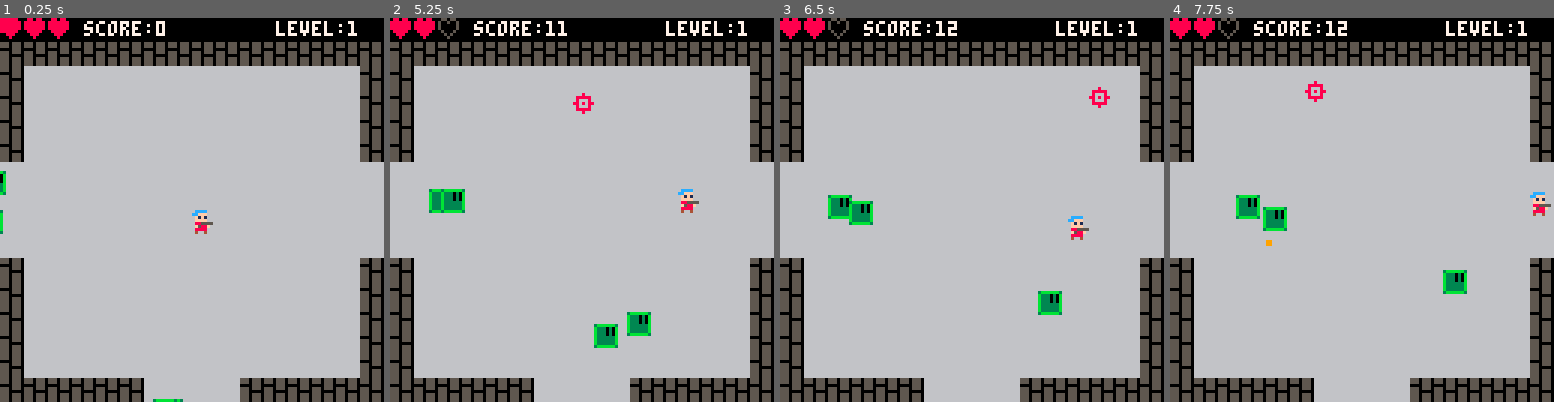
Above: before the commit, frames 1-4 (left to right).
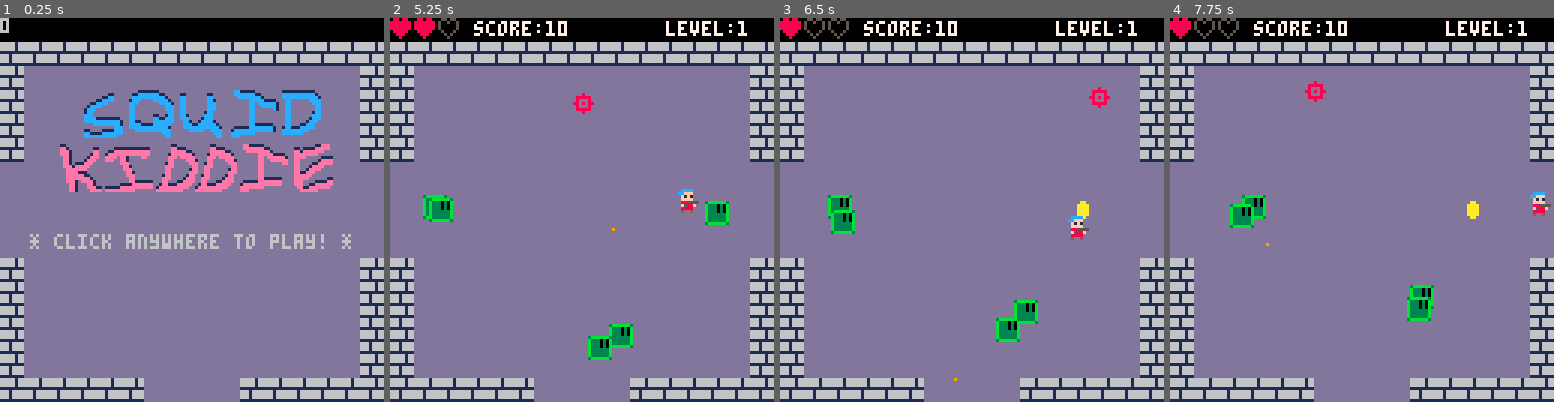
Above: after the commit, the same moments.

Repository: TinMaster/Coin_Collector
Game: PICO-8 cartridge backup/game.p8
The game is run twice, just before and just after one commit, with the same random seed, the same clock (stepped at 60 frames per second) and the same inputs.
Inputs (mouse positions are in pixels of both pictures, inside the frame that each line leads up to):
- Up to frame 1 (0.25 s): no input
- Up to frame 2 (5.25 s): click (670, 121) at 0.67 s; click (436, 267) at 1.22 s; hold Right 1.6-2.1 s; click (497, 114) at 1.77 s; hold Up 2.15-2.42 s; click (562, 259) at 2.32 s; hold Right 2.47-3.03 s; click (624, 106) at 2.87 s; hold Left 3.08-3.58 s; click (685, 256) at 3.42 s; hold Down 3.63-3.97 s; click (451, 102) at 3.97 s; hold Right 4.02-4.68 s; click (512, 248) at 4.52 s; hold Up 4.73-5.03 s; click (574, 94) at 5.07 s; hold Left from 5.08 s (still down)
- Up to frame 3 (6.5 s): click (1029, 244) at 5.62 s; release Left at 5.68 s; hold Down 5.73-6.03 s; hold Right from 6.08 s (still down); click (1091, 90) at 6.17 s
- Up to frame 4 (7.75 s): release Right at 6.58 s; hold Right 6.63-7.13 s; click (1246, 236) at 6.72 s; hold Up 7.18-7.45 s; click (1308, 83) at 7.27 s; hold Right from 7.5 s (still down)

The runs differ from the first frame. In frame 1, 94% of the frame differs, in the area x 0-100%, y 0-100%; in frame 2, 93%; in frame 3, 93%; in frame 4, 93%.

Commit message:
Minor changes -- see previous commit

Diff:
--- a/backup/game.p8
+++ b/backup/game.p8
@@ -294,15 +294,13 @@
 --todo move to indivual update functions probably
 function chk_collision()
 
-
-
 	for enemy in all(enemies) do
 			if col(player.x, player.y,	4,4, enemy.x, enemy.y, 6, 6) and player.iframe == 0 then
 				player.health -= 1
 				sfx(2,2)
 				player.iframe = 30
 				--kills itself upon impact
-				create_coin(enemy.x,enemy.y)
+				create_coin(enemy.x,enemy.y) --todo cleaner to move to enemy constructor
 				del(enemies,enemy)
 			end
 
@@ -332,12 +330,6 @@
 		end
 	end
 
-	--[[if(#coins == 0) then
-		lvl += 1
-		generate_coins()
-	end--]]
-	--todo make enemies drop coins instead?
-
 	if(player.alive == false) then
 		menu_init()
 	end
@@ -377,8 +369,11 @@
 	print("level:"..lvl,92,1)
 end
 
-function _init()
+function game_init()
 	--limit the levels and make an end boss to avoid memory issues
+	_update = game_update
+	_draw = game_draw
+
 	poke(0x5f2d, 1)
 	lvl = 1
 	c = create_cursor()
@@ -387,7 +382,7 @@
 end
 
 
-function _update()
+function game_update()
 	player.update()
 	c.update()
 	chk_collision() --should move stuff to their own update function
@@ -400,7 +395,7 @@
 	end
 end
 
-function _draw()
+function game_draw()
 	cls()
 	palt(0,true)
 	map(0,0)
@@ -432,7 +427,7 @@
 
 function menu_update()
 	if(stat(34) == 1 ) then
-		draw = true
+		game_init()
 	end
 end
 
@@ -444,9 +439,7 @@
 	cls()
 	--shift to the right 3 pixels
 	map(0,0)
-	if draw then
-		cls()
-	end
+
 	print(stat(34))
 	spr(64,26,24,2,2) --s
 	spr(66,42,24,2,2) --q
@@ -461,8 +454,14 @@
 	spr(106,96,42,2,2) --e
 	printc("* click anywhere to play! *", 72)
 
-
-end
+	if draw then
+		cls(0)
+	end
+end
+
+function _init() menu_init() end
+function _update() menu_update() end
+function _draw() menu_draw() end
 
 
 
@@ -530,7 +529,7 @@
 
 
 __gff__
-0000010000000000000000000000000001000000010000000000000000000000010000000000010000000000000000000000000000000000000000000000000000000000000000000000000000000000000000000000000000000000000000000000000000000000000000000000000000000000000000000000000000000000
+0000010000000000000000000000000001000000010000000000000000000000010000000000010000000000000000000000000000010000000000000000000000000000000000000000000000000000000000000000000000000000000000000000000000000000000000000000000000000000000000000000000000000000
 0000000000000000000000000000000000000000000000000000000000000000000000000000000000000000000000000000000000000000000000000000000000000000000000000000000000000000000000000000000000000000000000000000000000000000000000000000000000000000000000000000000000000000
 __map__
 0000000000000000000000000000000000000000000000000000000000000000000000000000000000000000000000000000000000000000000000000000000000000000000000000000000000000000000000000000000000000000000000000000000000000000000000000000000000000000000000000000000000000000
--- a/game.p8
+++ b/game.p8
@@ -294,15 +294,13 @@
 --todo move to indivual update functions probably
 function chk_collision()
 
-
-
 	for enemy in all(enemies) do
 			if col(player.x, player.y,	4,4, enemy.x, enemy.y, 6, 6) and player.iframe == 0 then
 				player.health -= 1
 				sfx(2,2)
 				player.iframe = 30
 				--kills itself upon impact
-				create_coin(enemy.x,enemy.y)
+				create_coin(enemy.x,enemy.y) --TODO cleaner to move to enemy constructor
 				del(enemies,enemy)
 			end
 
@@ -332,12 +330,6 @@
 		end
 	end
 
-	--[[if(#coins == 0) then
-		lvl += 1
-		generate_coins()
-	end--]]
-	--todo make enemies drop coins instead?
-
 	if(player.alive == false) then
 		menu_init()
 	end
@@ -431,12 +423,14 @@
 	_update = menu_update
 	_draw = menu_draw
 	poke(0x5f2d, 1)
+	pointer = create_cursor()
 end
 
 function menu_update()
 	if(stat(34) == 1 ) then
 		game_init()
 	end
+	pointer.update()
 end
 
 function printc(str,y)
@@ -461,7 +455,7 @@
 	spr(104,80,42,2,2) --i
 	spr(106,96,42,2,2) --e
 	printc("* click anywhere to play! *", 72)
-
+	pointer.draw()
 	if draw then
 		cls(0)
 	end
Not shown, changed: 26 lines of the sprite sheet (__gfx__) section of backup/game.p8
